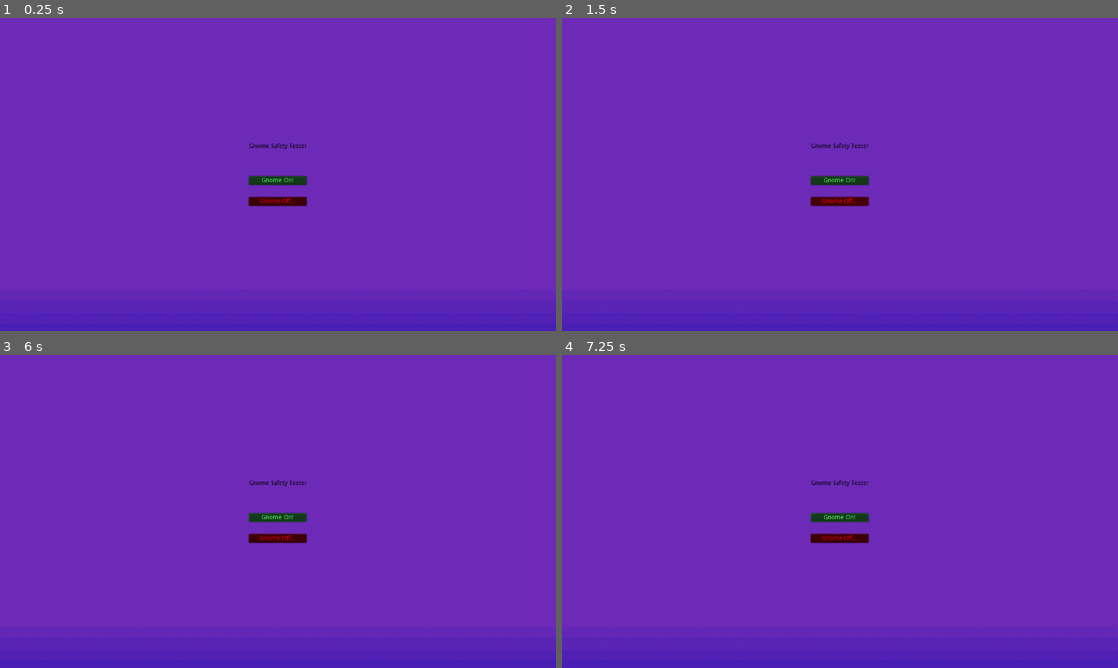
Above: before the commit, frames 1-4 (two rows, left to right).
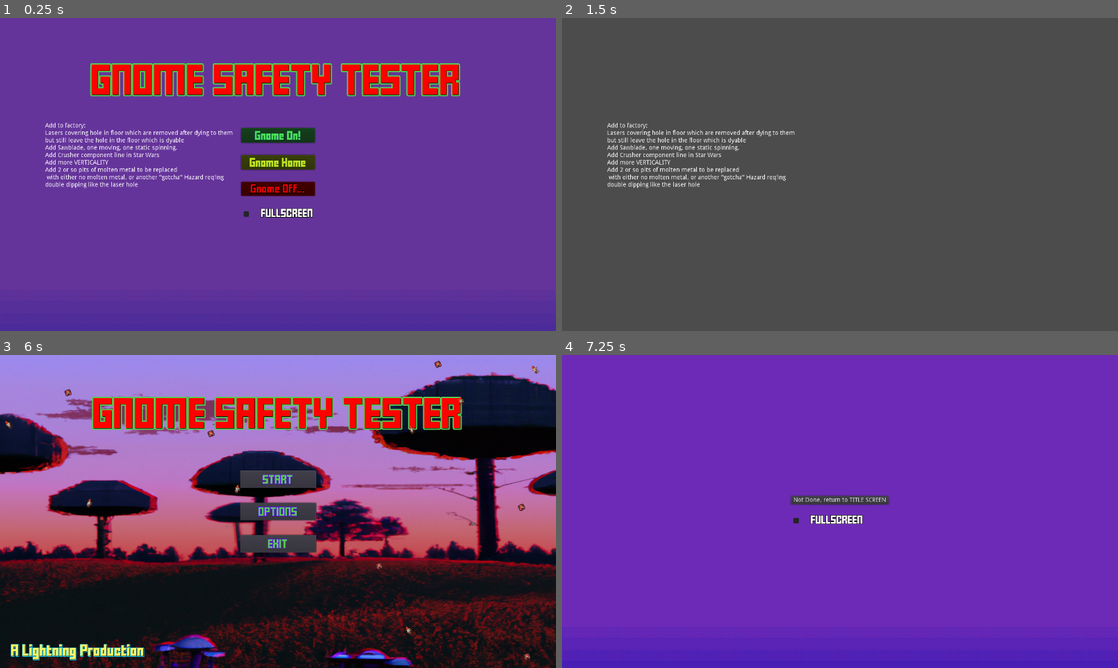
Above: after the commit, the same moments.

Repository: User7800/gamed_prjt2_feb23
Game: Godot game, scene res://ASSETS/Menus/PauseMenu.tscn
Two runs of this game, one before a commit and one after it. Both use one fixed random seed, a clock stepped at 60 frames per second and the inputs below. This scene is started directly instead of the project's main scene.
Inputs (mouse positions are in pixels of both pictures, inside the frame that each line leads up to):
- Up to frame 1 (0.25 s): no input
- Up to frame 2 (1.5 s): click "Gnome On!" at 0.5 s; click (840, 202) at 1.25 s, where only the run before the commit has a clickable "Gnome Off..."
- Up to frame 3 (6 s): tap Enter at 2, 3.5, 5 s; move the mouse to (400, 495) at 2.02 s; hold Right (ui_right) 2.03-3.53 s; tap Up (ui_up) at 2.27, 3.02, 4.52, 5.27 s; tap Space at 2.75, 4.25 s; move the mouse to (166, 527) at 2.77 s; move the mouse to (333, 442) at 3.52 s; hold Left (ui_left) 3.53-4.28 s; move the mouse to (250, 574) at 4.27 s; hold Right (ui_right) 4.28-5.75 s; move the mouse to (444, 558) at 5.02 s; tap Escape (pause_menu) at 5.65 s; click (278, 498) at 5.75 s, where only the run after the commit has a clickable "Gnome Home"
- Up to frame 4 (7.25 s): click (840, 511) at 6.5 s, where only the run after the commit has a clickable "OPTIONS"

The runs differ from the first frame. In frame 1, 100% of the frame differs, in the area x 0-100%, y 0-100%; in frame 2, 100%; in frame 3, 100%; in frame 4, 1.3%.

Commit message:
TitleScreen/MainMenu, Options Menu, Pause Functional
Title or main screen menu whatever is functional, hitting escape in game will show the pause menu AND pause the game but NOT the pause menu. The buttons on these menu's are functional. The OPTIONS menu from the main screen is navigatable but doesn't have anything in it yet, thinking about adding an easter egg in it to where it'll disable having to be on the floor for jumping (flight lmao)
Added sounds to a good amount of stuff.

Diff:
--- a/ASSETS/Audio/DeathArea.tscn
+++ b/ASSETS/Audio/DeathArea.tscn
@@ -4,7 +4,7 @@
 [ext_resource path="res://ASSETS/Audio/GnomeYelling.mp3" type="AudioStream" id=2]
 
 [sub_resource type="RectangleShape2D" id=1]
-extents = Vector2( 95, 109 )
+extents = Vector2( 95, 144.5 )
 
 [node name="DeathArea" type="Node2D"]
 script = ExtResource( 1 )
@@ -12,7 +12,7 @@
 [node name="DeathSoundMaker" type="Area2D" parent="."]
 
 [node name="CollisionShape2D" type="CollisionShape2D" parent="DeathSoundMaker"]
-position = Vector2( 20, -8 )
+position = Vector2( 20, 27.5 )
 shape = SubResource( 1 )
 
 [node name="ScreamSound" type="AudioStreamPlayer2D" parent="."]
--- a/ASSETS/Menus/OptionsMenu.gd
+++ b/ASSETS/Menus/OptionsMenu.gd
@@ -8,7 +8,7 @@
 
 # Called when the node enters the scene tree for the first time.
 func _ready():
-	pass # Replace with function body.
+	$paper.play()
 
 
 # Called every frame. 'delta' is the elapsed time since the previous frame.
@@ -17,4 +17,18 @@
 
 
 func _on_Button_pressed():
+	$paper.play()
 	get_tree().change_scene("res://ASSETS/Menus/TitleScreen.tscn")
+
+
+func _on_CheckBox_toggled(button_pressed):
+	$toggleClick.play()
+	OS.window_fullscreen = !OS.window_fullscreen
+
+
+func _on_CheckBox_mouse_entered():
+	pass # Replace with function body.
+
+
+func _on_Button_mouse_entered():
+	$ButtonClickSound.play()
--- a/ASSETS/Menus/OptionsMenu.tscn
+++ b/ASSETS/Menus/OptionsMenu.tscn
@@ -1,7 +1,17 @@
-[gd_scene load_steps=3 format=2]
+[gd_scene load_steps=8 format=2]
 
 [ext_resource path="res://ASSETS/Art/Playground level background.png" type="Texture" id=1]
 [ext_resource path="res://ASSETS/Menus/OptionsMenu.gd" type="Script" id=2]
+[ext_resource path="res://ASSETS/Audio/MenuNoises/ClickCool.wav" type="AudioStream" id=3]
+[ext_resource path="res://ASSETS/Fonts/BlockyFont.TTF" type="DynamicFontData" id=4]
+[ext_resource path="res://ASSETS/Audio/MenuNoises/paper1.mp3" type="AudioStream" id=5]
+[ext_resource path="res://ASSETS/Audio/MenuNoises/ToggleClick.wav" type="AudioStream" id=6]
+
+[sub_resource type="DynamicFont" id=1]
+size = 15
+outline_size = 1
+outline_color = Color( 0, 0, 0, 1 )
+font_data = ExtResource( 4 )
 
 [node name="OptionsMenu" type="Control"]
 anchor_right = 1.0
@@ -16,11 +26,47 @@
 expand = true
 flip_v = true
 
-[node name="Button" type="Button" parent="."]
-margin_left = 431.0
-margin_top = 218.0
-margin_right = 784.0
-margin_bottom = 338.0
-text = "Not Done"
+[node name="CenterContainer" type="CenterContainer" parent="TextureRect"]
+anchor_right = 1.0
+anchor_bottom = 1.0
 
-[connection signal="pressed" from="Button" to="." method="_on_Button_pressed"]
+[node name="VBoxContainer" type="VBoxContainer" parent="TextureRect/CenterContainer"]
+margin_left = 527.0
+margin_top = 324.0
+margin_right = 752.0
+margin_bottom = 396.0
+custom_constants/separation = 23
+
+[node name="Button" type="Button" parent="TextureRect/CenterContainer/VBoxContainer"]
+margin_right = 225.0
+margin_bottom = 20.0
+rect_pivot_offset = Vector2( -1022, -112 )
+text = "Not Done, return to TITLE SCREEN"
+
+[node name="CheckBox" type="CheckBox" parent="TextureRect/CenterContainer/VBoxContainer"]
+margin_top = 43.0
+margin_right = 225.0
+margin_bottom = 72.0
+mouse_filter = 1
+custom_colors/font_color_focus = Color( 0, 0, 0, 1 )
+custom_colors/font_color_hover_pressed = Color( 1, 0, 0, 1 )
+custom_colors/font_color = Color( 1, 1, 1, 1 )
+custom_colors/font_color_hover = Color( 1, 1, 1, 1 )
+custom_colors/font_color_pressed = Color( 0, 0, 0, 1 )
+custom_constants/hseparation = 8
+custom_fonts/font = SubResource( 1 )
+text = "   FULLSCREEN"
+
+[node name="ButtonClickSound" type="AudioStreamPlayer" parent="."]
+stream = ExtResource( 3 )
+
+[node name="toggleClick" type="AudioStreamPlayer" parent="."]
+stream = ExtResource( 6 )
+
+[node name="paper" type="AudioStreamPlayer" parent="."]
+stream = ExtResource( 5 )
+
+[connection signal="mouse_entered" from="TextureRect/CenterContainer/VBoxContainer/Button" to="." method="_on_Button_mouse_entered"]
+[connection signal="pressed" from="TextureRect/CenterContainer/VBoxContainer/Button" to="." method="_on_Button_pressed"]
+[connection signal="mouse_entered" from="TextureRect/CenterContainer/VBoxContainer/CheckBox" to="." method="_on_CheckBox_mouse_entered"]
+[connection signal="toggled" from="TextureRect/CenterContainer/VBoxContainer/CheckBox" to="." method="_on_CheckBox_toggled"]
--- a/ASSETS/Menus/PauseMenu.gd
+++ b/ASSETS/Menus/PauseMenu.gd
@@ -1,24 +1,52 @@
 extends Control
 
 
-# Declare member variables here. Examples:
-# var a = 2
-# var b = "text"
+onready var scene_tree: = get_tree()
+onready var Pause_Menu: = get_node("TextureRect")
 
+var paused: = false setget set_paused
 
-# Called when the node enters the scene tree for the first time.
-func _ready():
-	pass # Replace with function body.
-
-
+func set_paused(value: bool) -> void:
+	paused = value
+	scene_tree.paused = value
+	Pause_Menu.visible = value
 # Called every frame. 'delta' is the elapsed time since the previous frame.
 #func _process(delta):
 #	pass
-
+func _unhandled_input(event: InputEvent) -> void:
+	if(event.is_action_pressed("pause_menu")):
+		$paper.play()
+		self.paused = not paused
+		scene_tree.set_input_as_handled()
 
 func _on_Resume_pressed():
-	pass # Replace with function body.
+	get_tree().paused = false
+	Pause_Menu.visible = false
 
 
 func _on_Quit_pressed():
-	pass # Replace with function body.
+	get_tree().quit()
+
+
+func _on_Resume_mouse_entered():
+	$ButtonClickSound.play()
+
+
+func _on_Quit_mouse_entered():
+	$ButtonClickSound.play()
+
+
+func _on_CheckBox_toggled(button_pressed):
+	$toggleClick.play()
+	OS.window_fullscreen = !OS.window_fullscreen
+
+
+func _on_CheckBox_mouse_entered():
+	pass
+	#$ButtonClickSound.play()
+
+
+func _on_Home_pressed():
+	get_tree().paused = false
+	Pause_Menu.visible = false
+	get_tree().change_scene("res://ASSETS/Menus/TitleScreen.tscn")
--- a/ASSETS/Menus/PauseMenu.tscn
+++ b/ASSETS/Menus/PauseMenu.tscn
@@ -1,59 +1,157 @@
-[gd_scene load_steps=3 format=2]
+[gd_scene load_steps=11 format=2]
 
 [ext_resource path="res://ASSETS/Menus/PauseMenu.gd" type="Script" id=1]
 [ext_resource path="res://ASSETS/Art/Playground level background.png" type="Texture" id=2]
+[ext_resource path="res://ASSETS/Fonts/BlockyFont.TTF" type="DynamicFontData" id=3]
+[ext_resource path="res://ASSETS/Audio/MenuNoises/ClickCool.wav" type="AudioStream" id=4]
+[ext_resource path="res://ASSETS/Audio/MenuNoises/ToggleClick.wav" type="AudioStream" id=5]
+[ext_resource path="res://ASSETS/Audio/MenuNoises/paper1.mp3" type="AudioStream" id=6]
+
+[sub_resource type="DynamicFont" id=2]
+outline_size = 1
+outline_color = Color( 0.129412, 0.27451, 0.65098, 1 )
+extra_spacing_top = 6
+font_data = ExtResource( 3 )
+
+[sub_resource type="DynamicFont" id=3]
+outline_size = 1
+outline_color = Color( 0, 0.486275, 0.388235, 1 )
+extra_spacing_top = 4
+font_data = ExtResource( 3 )
+
+[sub_resource type="DynamicFont" id=5]
+size = 15
+outline_size = 1
+outline_color = Color( 0, 0, 0, 1 )
+font_data = ExtResource( 3 )
+
+[sub_resource type="DynamicFont" id=4]
+size = 55
+outline_size = 3
+outline_color = Color( 0.34902, 0.784314, 0.321569, 1 )
+font_data = ExtResource( 3 )
 
 [node name="PauseMenu" type="Control"]
+pause_mode = 2
 anchor_right = 1.0
 anchor_bottom = 1.0
 script = ExtResource( 1 )
 
 [node name="TextureRect" type="TextureRect" parent="."]
-self_modulate = Color( 1, 0.223529, 0.988235, 1 )
+self_modulate = Color( 1, 0.223529, 0.988235, 0.729412 )
 anchor_right = 1.0
 anchor_bottom = 1.0
 texture = ExtResource( 2 )
 expand = true
 flip_v = true
 
-[node name="CenterContainer" type="CenterContainer" parent="."]
+[node name="CenterContainer" type="CenterContainer" parent="TextureRect"]
 anchor_right = 1.0
 anchor_bottom = 1.0
 
-[node name="VBoxContainer" type="VBoxContainer" parent="CenterContainer"]
-margin_left = 573.0
-margin_top = 288.0
-margin_right = 706.0
-margin_bottom = 432.0
+[node name="VBoxContainer" type="VBoxContainer" parent="TextureRect/CenterContainer"]
+margin_left = 555.0
+margin_top = 253.0
+margin_right = 725.0
+margin_bottom = 466.0
 rect_pivot_offset = Vector2( 66.5, 55 )
 custom_constants/separation = 28
 
-[node name="Label" type="Label" parent="CenterContainer/VBoxContainer"]
-self_modulate = Color( 0, 0, 0, 1 )
-margin_right = 133.0
-margin_bottom = 48.0
-rect_pivot_offset = Vector2( 66.5, 7 )
-text = "Gnome Safety Tester
+[node name="Resume" type="Button" parent="TextureRect/CenterContainer/VBoxContainer"]
+self_modulate = Color( 0.333333, 1, 0.388235, 1 )
+margin_right = 170.0
+margin_bottom = 34.0
+rect_pivot_offset = Vector2( 66, 10 )
+mouse_filter = 1
+custom_fonts/font = SubResource( 2 )
+text = "Gnome On!"
 
-"
-align = 1
-valign = 1
-
-[node name="Resume" type="Button" parent="CenterContainer/VBoxContainer"]
-self_modulate = Color( 0.333333, 1, 0.388235, 1 )
-margin_top = 76.0
-margin_right = 133.0
+[node name="Resume2" type="Button" parent="TextureRect/CenterContainer/VBoxContainer"]
+self_modulate = Color( 0.870588, 1, 0.129412, 1 )
+margin_top = 62.0
+margin_right = 170.0
 margin_bottom = 96.0
 rect_pivot_offset = Vector2( 66, 10 )
-text = "Gnome On!"
+hint_tooltip = "This will send you back to the Main Screen, where you can edit Options"
+mouse_filter = 1
+custom_fonts/font = SubResource( 2 )
+text = "Gnome Home"
 
-[node name="Quit" type="Button" parent="CenterContainer/VBoxContainer"]
+[node name="Quit" type="Button" parent="TextureRect/CenterContainer/VBoxContainer"]
 self_modulate = Color( 1, 0, 0, 1 )
 margin_top = 124.0
-margin_right = 133.0
-margin_bottom = 144.0
+margin_right = 170.0
+margin_bottom = 156.0
 rect_pivot_offset = Vector2( 66, 10 )
+mouse_filter = 1
+custom_fonts/font = SubResource( 3 )
 text = "Gnome Off..."
 
-[connection signal="pressed" from="CenterContainer/VBoxContainer/Resume" to="." method="_on_Resume_pressed"]
-[connection signal="pressed" from="CenterContainer/VBoxContainer/Quit" to="." method="_on_Quit_pressed"]
+[node name="CheckBox" type="CheckBox" parent="TextureRect/CenterContainer/VBoxContainer"]
+margin_top = 184.0
+margin_right = 170.0
+margin_bottom = 213.0
+mouse_filter = 1
+custom_colors/font_color_focus = Color( 0, 0, 0, 1 )
+custom_colors/font_color_hover_pressed = Color( 1, 0, 0, 1 )
+custom_colors/font_color = Color( 1, 1, 1, 1 )
+custom_colors/font_color_hover = Color( 1, 1, 1, 1 )
+custom_colors/font_color_pressed = Color( 0, 0, 0, 1 )
+custom_constants/hseparation = 8
+custom_fonts/font = SubResource( 5 )
+text = "   FULLSCREEN"
+
+[node name="CenterContainer2" type="CenterContainer" parent="TextureRect"]
+anchor_left = 0.5
+anchor_right = 0.5
+margin_left = -432.0
+margin_right = 426.0
+margin_bottom = 226.0
+
+[node name="GST" type="Label" parent="TextureRect/CenterContainer2"]
+margin_left = 3.0
+margin_top = 35.0
+margin_right = 854.0
+margin_bottom = 190.0
+rect_pivot_offset = Vector2( 275, 35 )
+hint_tooltip = "Try To Die!"
+mouse_filter = 1
+custom_colors/font_color = Color( 1, 0, 0, 1 )
+custom_colors/font_color_shadow = Color( 0, 0, 0, 1 )
+custom_fonts/font = SubResource( 4 )
+text = "
+GNOME SAFETY TESTER"
+
+[node name="ButtonClickSound" type="AudioStreamPlayer" parent="."]
+stream = ExtResource( 4 )
+
+[node name="toggleClick" type="AudioStreamPlayer" parent="."]
+stream = ExtResource( 5 )
+
+[node name="paper" type="AudioStreamPlayer" parent="."]
+stream = ExtResource( 6 )
+
+[node name="Label" type="Label" parent="."]
+margin_left = 104.0
+margin_top = 241.0
+margin_right = 540.0
+margin_bottom = 413.0
+text = "Add to factory:
+	Lasers covering hole in floor which are removed after dying to them
+	but still leave the hole in the floor which is dyable
+	Add Sawblade, one moving, one static spinning.
+	Add Crusher component line in Star Wars
+	Add more VERTICALITY
+	Add 2 or so pits of molten metal to be replaced
+	 with either no molten metal, or another \"gotcha\" Hazard req'ing
+	double dipping like the laser hole
+	"
+
+[connection signal="mouse_entered" from="TextureRect/CenterContainer/VBoxContainer/Resume" to="." method="_on_Resume_mouse_entered"]
+[connection signal="pressed" from="TextureRect/CenterContainer/VBoxContainer/Resume" to="." method="_on_Resume_pressed"]
+[connection signal="mouse_entered" from="TextureRect/CenterContainer/VBoxContainer/Resume2" to="." method="_on_Resume_mouse_entered"]
+[connection signal="pressed" from="TextureRect/CenterContainer/VBoxContainer/Resume2" to="." method="_on_Home_pressed"]
+[connection signal="mouse_entered" from="TextureRect/CenterContainer/VBoxContainer/Quit" to="." method="_on_Quit_mouse_entered"]
+[connection signal="pressed" from="TextureRect/CenterContainer/VBoxContainer/Quit" to="." method="_on_Quit_pressed"]
+[connection signal="mouse_entered" from="TextureRect/CenterContainer/VBoxContainer/CheckBox" to="." method="_on_CheckBox_mouse_entered"]
+[connection signal="toggled" from="TextureRect/CenterContainer/VBoxContainer/CheckBox" to="." method="_on_CheckBox_toggled"]
--- a/ASSETS/Menus/TitleScreen.gd
+++ b/ASSETS/Menus/TitleScreen.gd
@@ -8,7 +8,7 @@
 
 # Called when the node enters the scene tree for the first time.
 func _ready():
-	pass # Replace with function body.
+	$paper.play()
 
 
 # Called every frame. 'delta' is the elapsed time since the previous frame.
@@ -17,6 +17,7 @@
 
 
 func _on_Start_pressed():
+	#$GiggleStart.play()
 	get_tree().change_scene("res://Maps/MainScene.tscn")
 
 
@@ -26,3 +27,15 @@
 
 func _on_Exit_pressed():
 	get_tree().quit()
+
+
+func _on_Start_mouse_entered():
+	$GiggleStart.play()
+	$ButtonClickSound.play()
+
+func _on_Exit_mouse_entered():
+	$ButtonClickSound.play()
+
+
+func _on_Options_mouse_entered():
+	$ButtonClickSound.play()
--- a/ASSETS/Menus/TitleScreen.tscn
+++ b/ASSETS/Menus/TitleScreen.tscn
@@ -1,10 +1,14 @@
-[gd_scene load_steps=9 format=2]
+[gd_scene load_steps=13 format=2]
 
 [ext_resource path="res://ASSETS/Art/backgroundTitle2.png" type="Texture" id=1]
 [ext_resource path="res://ASSETS/Fonts/BlockyFont.TTF" type="DynamicFontData" id=2]
 [ext_resource path="res://ASSETS/Menus/TitleScreen.gd" type="Script" id=3]
 [ext_resource path="res://ASSETS/Art/crab.png" type="Texture" id=4]
 [ext_resource path="res://ASSETS/Art/gnome.png" type="Texture" id=5]
+[ext_resource path="res://ASSETS/Audio/chuckles/chuckle2.mp3" type="AudioStream" id=6]
+[ext_resource path="res://ASSETS/Audio/Saw Hits Gnome.mp3" type="AudioStream" id=7]
+[ext_resource path="res://ASSETS/Audio/MenuNoises/ClickCool.wav" type="AudioStream" id=8]
+[ext_resource path="res://ASSETS/Audio/MenuNoises/paper1.mp3" type="AudioStream" id=9]
 
 [sub_resource type="DynamicFont" id=1]
 size = 55
@@ -60,6 +64,7 @@
 margin_top = -94.0
 margin_right = 87.5
 margin_bottom = -54.0
+mouse_filter = 1
 mouse_default_cursor_shape = 3
 custom_colors/font_color_disabled = Color( 0, 0, 0, 1 )
 custom_colors/font_color_focus = Color( 0.360784, 0, 1, 1 )
@@ -158,6 +163,22 @@
 angle_random = 1.0
 scale_amount = 0.05
 
+[node name="GiggleStart" type="AudioStreamPlayer" parent="."]
+stream = ExtResource( 6 )
+
+[node name="ExitSound" type="AudioStreamPlayer" parent="."]
+stream = ExtResource( 7 )
+volume_db = -16.957
+
+[node name="ButtonClickSound" type="AudioStreamPlayer" parent="."]
+stream = ExtResource( 8 )
+
+[node name="paper" type="AudioStreamPlayer" parent="."]
+stream = ExtResource( 9 )
+
+[connection signal="mouse_entered" from="Start" to="." method="_on_Start_mouse_entered"]
 [connection signal="pressed" from="Start" to="." method="_on_Start_pressed"]
+[connection signal="mouse_entered" from="Options" to="." method="_on_Options_mouse_entered"]
 [connection signal="pressed" from="Options" to="." method="_on_Options_pressed"]
+[connection signal="mouse_entered" from="Exit" to="." method="_on_Exit_mouse_entered"]
 [connection signal="pressed" from="Exit" to="." method="_on_Exit_pressed"]
--- /dev/null
+++ b/Data/PlayerStats.gd
@@ -0,0 +1,10 @@
+extends Node
+
+signal neutz_update
+
+var neutz: = 0
+
+
+# Called when the node enters the scene tree for the first time.
+func _ready():
+	pass # Replace with function body.
--- /dev/null
+++ b/Data/PlayerStats.tscn
@@ -0,0 +1,6 @@
+[gd_scene load_steps=2 format=2]
+
+[ext_resource path="res://Data/PlayerStats.gd" type="Script" id=1]
+
+[node name="PlayerStats" type="Node"]
+script = ExtResource( 1 )
--- a/Maps/MainScene.tscn
+++ b/Maps/MainScene.tscn
@@ -17,6 +17,7 @@
 [ext_resource path="res://platforms/cloud.tscn" type="PackedScene" id=15]
 [ext_resource path="res://platforms/oneway_col.tscn" type="PackedScene" id=16]
 [ext_resource path="res://ASSETS/Hazards/Crab2.tscn" type="PackedScene" id=17]
+[ext_resource path="res://ASSETS/Menus/PauseMenu.tscn" type="PackedScene" id=18]
 
 [sub_resource type="RectangleShape2D" id=1]
 extents = Vector2( 2714.5, 105 )
@@ -197,7 +198,7 @@
 autoplay = true
 
 [node name="DeathArea" parent="." instance=ExtResource( 13 )]
-position = Vector2( 309, -540 )
+position = Vector2( 287, -615 )
 
 [node name="SandBox" parent="." instance=ExtResource( 14 )]
 position = Vector2( 335, 119 )
@@ -230,6 +231,11 @@
 [node name="oneway_col6" parent="oneway_col/oneway_col2/oneway_col3/oneway_col4/oneway_col5" instance=ExtResource( 16 )]
 position = Vector2( -143.885, 73.0001 )
 
+[node name="CanvasLayer" type="CanvasLayer" parent="."]
+layer = 10
+
+[node name="PauseMenu" parent="CanvasLayer" instance=ExtResource( 18 )]
+
 [connection signal="body_entered" from="fall_area" to="Robert" method="_on_Area2D_body_entered"]
 [connection signal="body_entered" from="Saw/SawArea" to="Robert" method="_on_SawArea_body_entered"]
 [connection signal="body_entered" from="Saw/SawArea" to="Saw" method="_on_SawArea_body_entered"]
--- a/Maps/main1script.gd
+++ b/Maps/main1script.gd
@@ -61,3 +61,5 @@
 	if(sandBox.sand == 1):
 		bar.value += BAR_PERCENT
 		sandBox.sand += 1
+	#if(Input.is_action_just_pressed("pause_menu")):
+		#print("Paused")
Binary file added: ASSETS/Backgrounds/FactoryBackground.png
Binary file added: ASSETS/Backgrounds/factory05.gif
Not shown, added: ASSETS/TileSets/FactoryTileSet/8Bit Factory Tileset Pack/README.txt
Binary file added: ASSETS/TileSets/FactoryTileSet/8Bit Factory Tileset Pack/Raw Files/Brick-Stone-background.aseprite
Binary file added: ASSETS/TileSets/FactoryTileSet/8Bit Factory Tileset Pack/Raw Files/Brick-Stone.aseprite
Binary file added: ASSETS/TileSets/FactoryTileSet/8Bit Factory Tileset Pack/Raw Files/Chain-Hold.aseprite
Binary file added: ASSETS/TileSets/FactoryTileSet/8Bit Factory Tileset Pack/Raw Files/Chain.aseprite
Binary file added: ASSETS/TileSets/FactoryTileSet/8Bit Factory Tileset Pack/Raw Files/Factory-Tile.aseprite
Binary file added: ASSETS/TileSets/FactoryTileSet/8Bit Factory Tileset Pack/Raw Files/Platform-With-Handles.aseprite
Binary file added: ASSETS/TileSets/FactoryTileSet/8Bit Factory Tileset Pack/Raw Files/Platform.aseprite
Binary file added: ASSETS/TileSets/FactoryTileSet/8Bit Factory Tileset Pack/Raw Files/Window.aseprite
Binary file added: ASSETS/TileSets/FactoryTileSet/8Bit Factory Tileset Pack/Sprites/Chain Hold.png
(and 21 more such lines)
